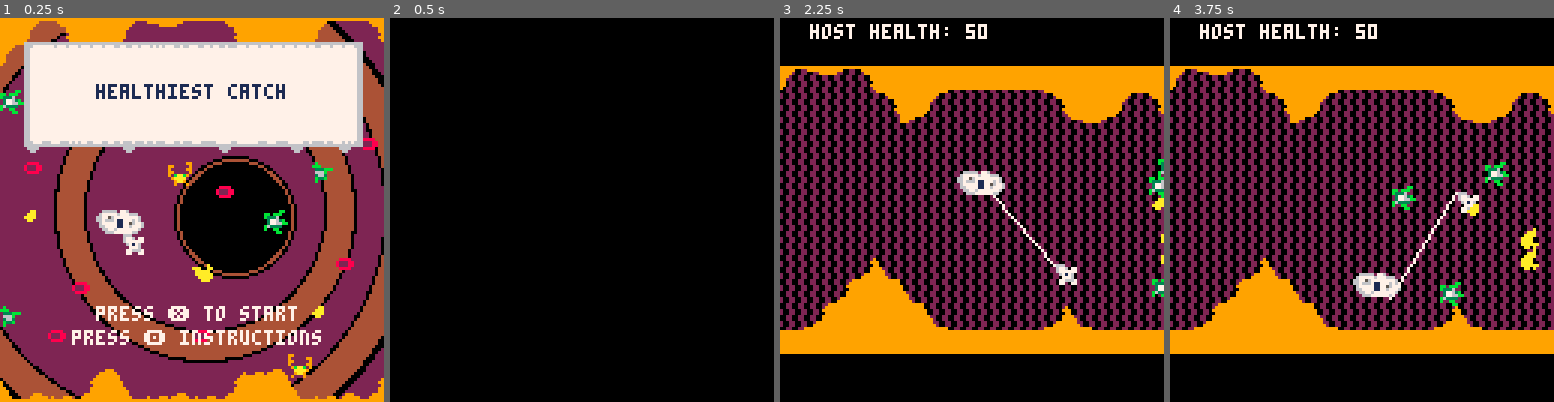
Above: before the commit, frames 1-4 (left to right).
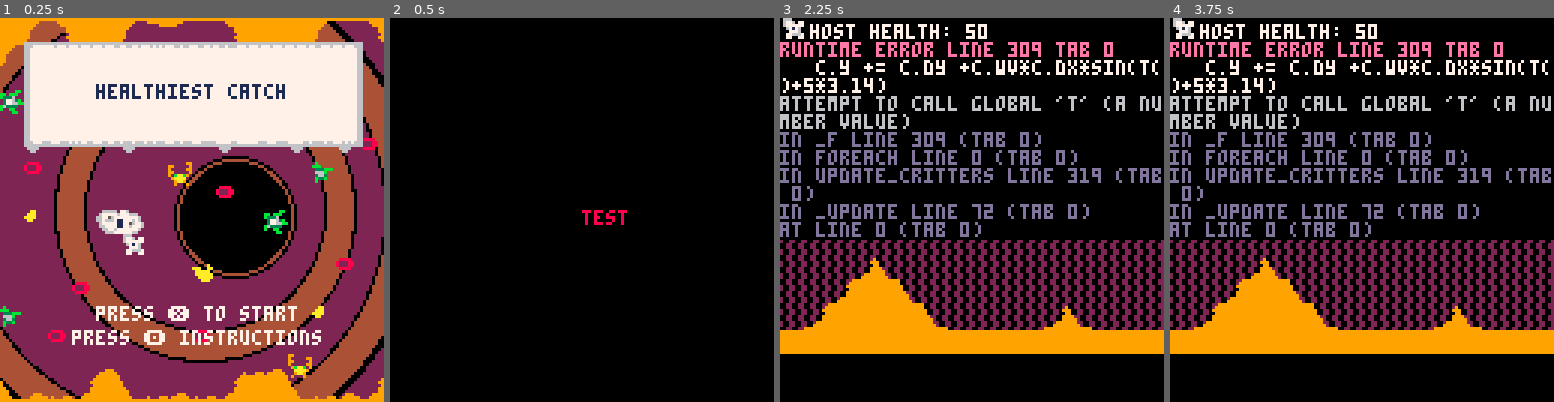
Above: after the commit, the same moments.

Repository: tyedye105/SlowJamJune2018
Game: PICO-8 cartridge amoebaFish.p8
Same seed, same stepped clock (60 frames per second), same inputs: the game is played once before the commit and once after it.
Inputs:
- Up to frame 1 (0.25 s): no input
- Up to frame 2 (0.5 s): tap O (Z key) at 0.33 s
- Up to frame 3 (2.25 s): tap Down at 0.7 s; tap O (Z key) at 1.07, 2.22 s; tap X (X key) at 1.43, 2.07 s; hold Up from 1.97 s (still down)
- Up to frame 4 (3.75 s): release Up at 2.63 s; hold Right 2.68-3.02 s; tap X (X key) at 2.82, 3.57 s; hold Down 3.07-3.73 s; tap O (Z key) at 3.72 s

Frame 1 is identical in both runs. In frame 2, 0.2% of the frame differs, in the area x 50-62%, y 50-54%; in frame 3, 34%; in frame 4, 35%, in the area x 0-100%, y 0-75%.
Error after the commit: runtime error line 309 tab 0; c.y += c.dy +c.wv*c.dx*sin(t()+5*3.14); attempt to call global 't' (a number value)

Commit message:
added logic for paging different instructions ca

Diff:
--- a/amoebaFish.p8
+++ b/amoebaFish.p8
@@ -42,6 +42,7 @@
   _update = game_update
   _draw = game_draw
  elseif btnp(🅾️) then
+ 		make_rules()
  	_update= rules_update
   _draw = rules_draw
  end
@@ -54,6 +55,7 @@
 
 function rules_draw()
  cls(0)
+ print(rules[t],64,64,8)
 end
 
 function rules_update()
@@ -503,8 +505,27 @@
 end
 -->8
 --rules
-
-
+function make_rules()
+t=1
+rules={
+"test",
+"one",
+"two",
+"three"
+}
+end
+
+function pageleft()
+	if(t!=1) then
+	t-=1
+	end
+end
+
+function pageright()
+	if(t!=4) then
+	t+=1
+	end
+end
 __gfx__
 0000000000666660776000000888800000aa00000000a0000b00000000000bb00006600000000099000000000000000000000000000000000000000000000000
 000000000677777677766600822288000aaa000000aaa000bbb00b00bb0bbb006666600099000009000000000000000000000000000000000000000000000000
